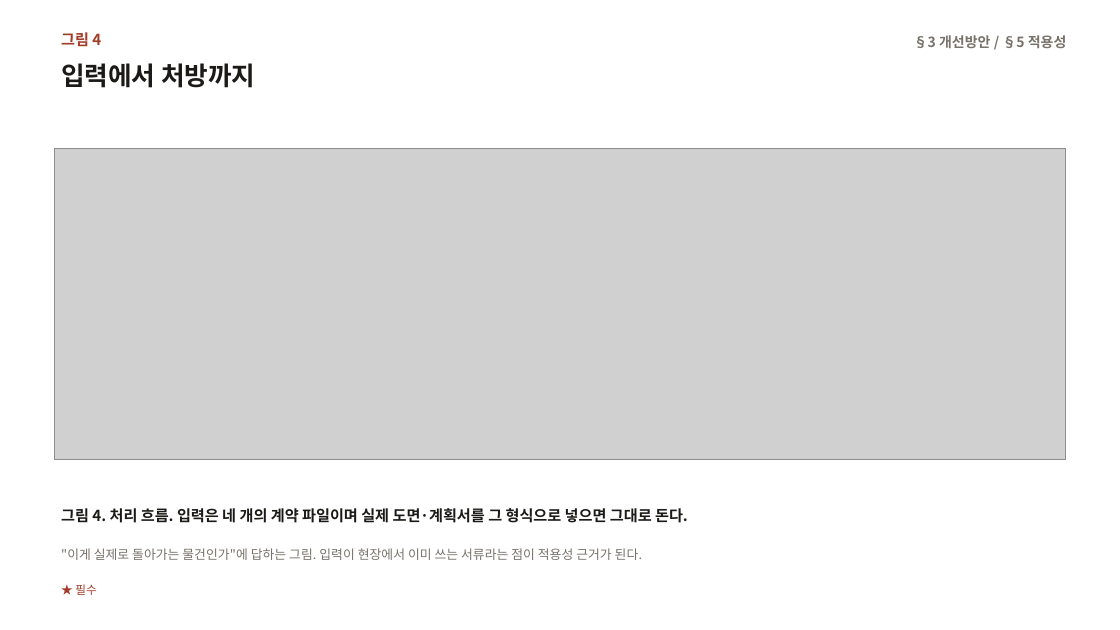
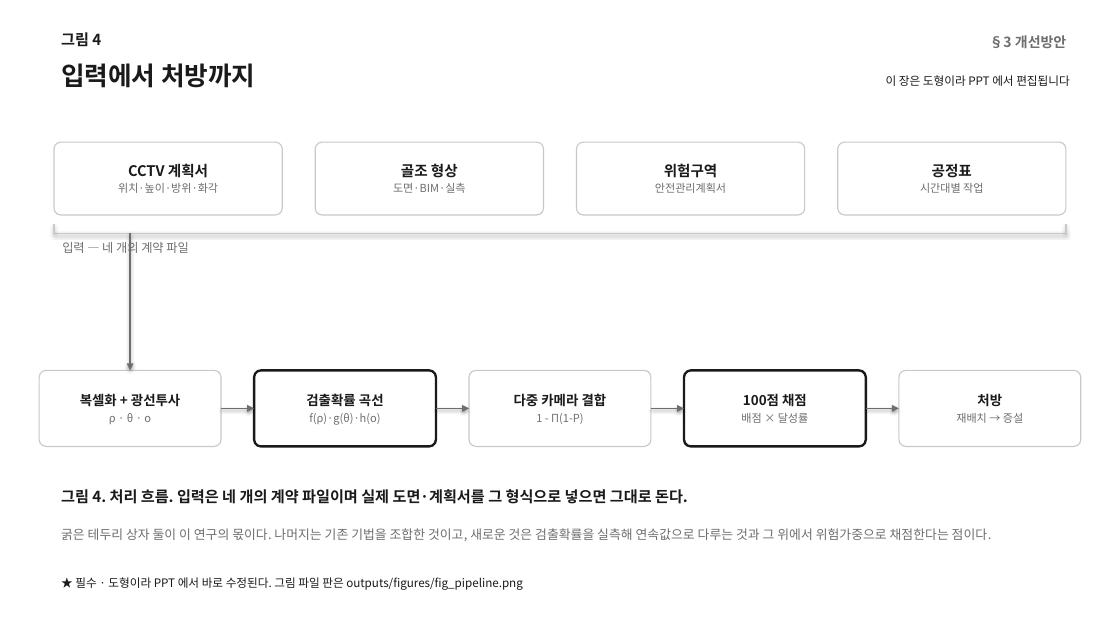
Before and after one commit to minlee95333/ReSpace, a slide deck: slide 5 of outputs/BIGB_그림_0823.pptx. Drawn at 1120x630 pixels with LibreOffice and Linux fonts; fonts in the diff are those of the drawing; grey boxes stand for pictures. Boxes give left, top, right and bottom in pixels: in the first picture for what was removed or moved away, otherwise in the second. Text is boxed around its words. In the diff, an @@ line names an element or a change of style, - is before the commit and + after.

```diff
--- a/outputs/BIGB_그림_0823.pptx
+++ b/outputs/BIGB_그림_0823.pptx
@@ text "그림 4" at <box>61,32,101,47</box>: text colour #A33B29 to #1A1A1A @@
@@ text "입력에서 처방까지" at <box>61,63,255,88</box>: text colour #1C1A17 to #1A1A1A @@
@@ text at <box>989,35,1066,48</box>: text changed; text colour #77726A to #6E6E6E @@
-§3 개선방안 / §5 적용성
+§3 개선방안
@@ text added at <box>886,75,1070,86</box>, 10 pt, text #1A1A1A @@
+이 장은 도형이라 PPT 에서 편집됩니다
@@ picture removed at <box>54,149,1066,460</box> @@
@@ rounded rectangle added at <box>54,142,282,215</box>, fill #FFFFFF, outline #C9C9C9 1 pt, 9.5 pt, text #6E6E6E @@
+CCTV 계획서
+위치·높이·방위·화각
@@ rounded rectangle added at <box>315,142,544,215</box>, fill #FFFFFF, outline #C9C9C9 1 pt, 9.5 pt, text #6E6E6E @@
+골조 형상
+도면·BIM·실측
@@ rounded rectangle added at <box>576,142,805,215</box>, fill #FFFFFF, outline #C9C9C9 1 pt, 9.5 pt, text #6E6E6E @@
+위험구역
+안전관리계획서
@@ rounded rectangle added at <box>838,142,1066,215</box>, fill #FFFFFF, outline #C9C9C9 1 pt, 9.5 pt, text #6E6E6E @@
+공정표
+시간대별 작업
@@ line added from (54, 234) to (1066, 234), #C9C9C9 1 pt @@
@@ line added from (54, 224) to (54, 234), #C9C9C9 1 pt @@
@@ arrow added from (130, 234) to (130, 371), #6E6E6E 1.2 pt @@
@@ line added from (1066, 224) to (1066, 234), #C9C9C9 1 pt @@
@@ text added at <box>62,240,188,257</box>, 10.5 pt, text #6E6E6E @@
+입력 ― 네 개의 계약 파일
@@ rounded rectangle added at <box>39,371,222,447</box>, fill #FFFFFF, outline #C9C9C9 1 pt, 11.5 pt, text #1A1A1A, bold @@
+복셀화 + 광선투사
+ρ · θ · o
@@ rounded rectangle added at <box>255,371,437,447</box>, fill #FFFFFF, outline #1A1A1A 2 pt, 9.5 pt, text #6E6E6E @@
+검출확률 곡선
+f(ρ)·g(θ)·h(o)
@@ rounded rectangle added at <box>469,371,651,447</box>, fill #FFFFFF, outline #C9C9C9 1 pt, 9.5 pt, text #6E6E6E @@
+다중 카메라 결합
+1 - Π(1-P)
@@ rounded rectangle added at <box>684,371,866,447</box>, fill #FFFFFF, outline #1A1A1A 2 pt, 11.5 pt, text #1A1A1A, bold @@
+100점 채점
+배점 × 달성률
@@ rounded rectangle added at <box>899,371,1081,447</box>, fill #FFFFFF, outline #C9C9C9 1 pt, 9.5 pt, text #6E6E6E @@
+처방
+재배치 → 증설
@@ arrow added from (221, 408) to (255, 408), #6E6E6E 1.2 pt @@
@@ arrow added from (436, 408) to (469, 408), #6E6E6E 1.2 pt @@
@@ arrow added from (651, 408) to (684, 408), #6E6E6E 1.2 pt @@
@@ arrow added from (866, 408) to (899, 408), #6E6E6E 1.2 pt @@
@@ text "그림 4. 처리 흐름. 입력은 ..." at <box>61,489,688,504</box>: text colour #1C1A17 to #1A1A1A @@
@@ text "그림 4. 처리 흐름. 입력은 ...": place and size @@
-text "그림 4. 처리 흐름. 입력은 ..." at <box>61,508,688,523</box>
+text "그림 4. 처리 흐름. 입력은 ..." at <box>61,489,688,504</box>
@@ text added at <box>61,528,992,541</box>, 11 pt, text #6E6E6E @@
+굵은 테두리 상자 둘이 이 연구의 몫이다. 나머지는 기존 기법을 조합한 것이고, 새로운 것은 검출확률을 실측해 연속값으로 다루는 것과 그 위에서 위험가중으로 채점한다는 점이다.
@@ text removed at <box>61,548,643,560</box> @@
-"이게 실제로 돌아가는 물건인가"에 답하는 그림. 입력이 현장에서 이미 쓰는 서류라는 점이 적용성 근거가 된다.
@@ text removed at <box>75,584,96,595</box> @@
-★ 필수
@@ text added at <box>75,577,523,590</box>, 10 pt, text #1A1A1A @@
+★ 필수 · 도형이라 PPT 에서 바로 수정된다. 그림 파일 판은 outputs/figures/fig_pipeline.png
```
Also in this commit, not shown: 10 other slides changed, 6 other files.
